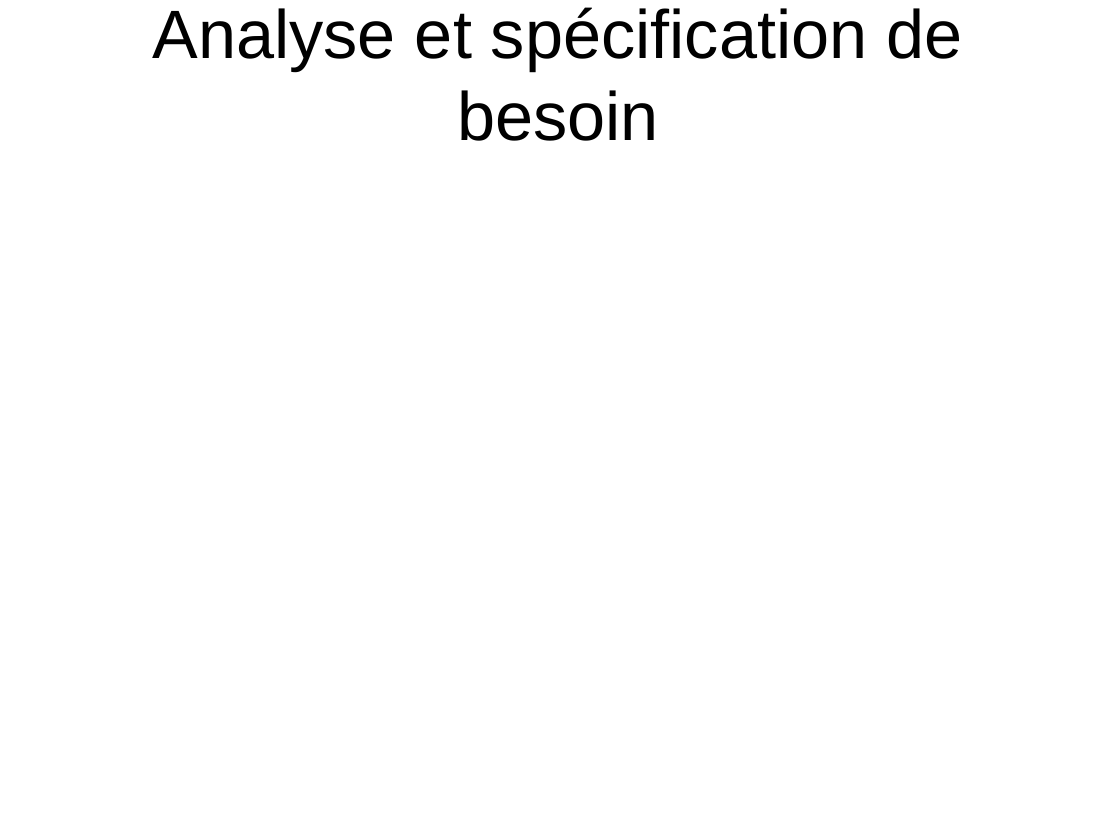
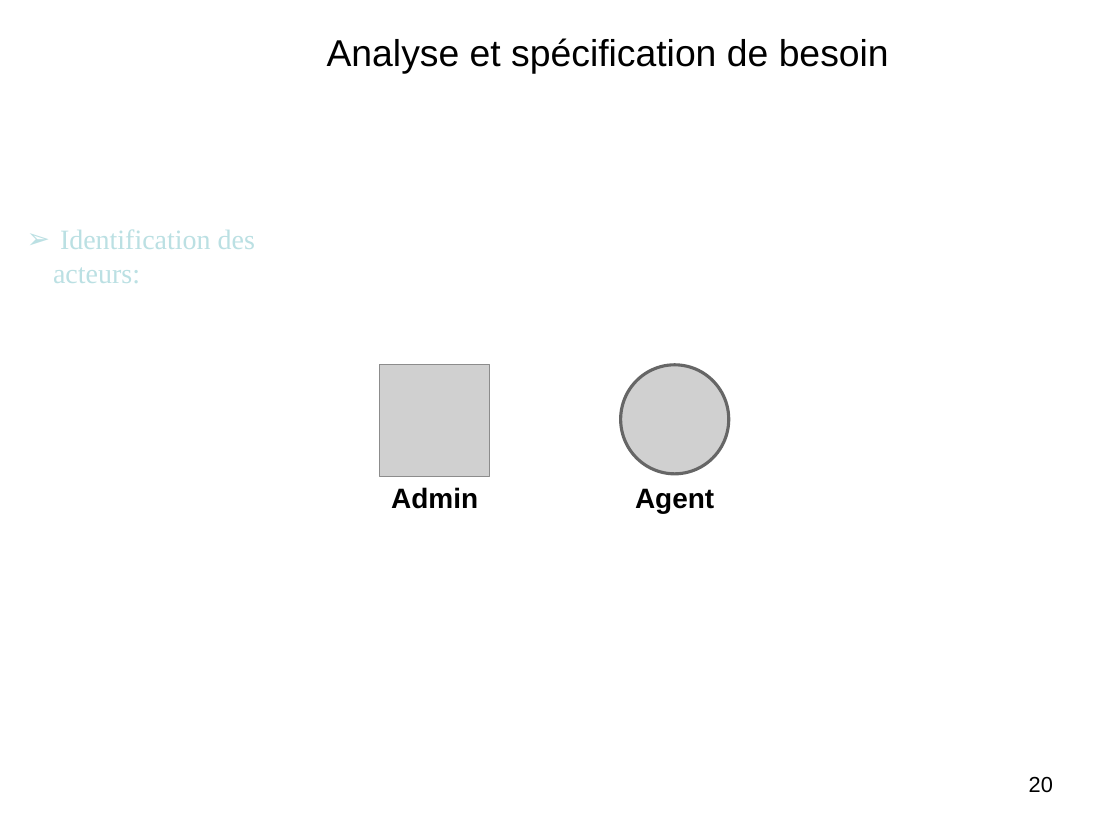
Before and after one commit to HabibAroua/Criminel_dep, a slide deck: slide 20 of documentation/presentation/P1/2734.ppt (slide 18 before the commit). Drawn at 1120x840 pixels with LibreOffice and Linux fonts; fonts in the diff are those of the drawing; grey boxes stand for pictures; background and template pictures are left out. Boxes give left, top, right and bottom in pixels: in the first picture for what was removed or moved away, otherwise in the second. Text is boxed around its words. In the diff, an @@ line names an element or a change of style, - is before the commit and + after.

```diff
--- a/documentation/presentation/P1/2734.ppt
+++ b/documentation/presentation/P1/2734.ppt
@@ text "Analyse et spécification de besoin" moved from (x1=153, y1=7, x2=962, y2=141) to (x1=327, y1=38, x2=889, y2=73) @@
@@ text "Analyse et spécification de besoin" at (x1=327, y1=38, x2=889, y2=73): size 44 to 24 pt; alignment centre to left; vertical alignment middle to top @@
@@ text added at (x1=53, y1=229, x2=255, y2=283), 18 pt, text #BBE0E3 @@
+➢ Identification des acteurs:
@@ picture added at (x1=380, y1=364, x2=491, y2=476) @@
@@ picture added at (x1=620, y1=365, x2=729, y2=474) @@
@@ text added at (x1=391, y1=487, x2=478, y2=509), 18 pt, text #000000, bold @@
+Admin
@@ text added at (x1=635, y1=488, x2=714, y2=513), 18 pt, text #000000, bold @@
+Agent
@@ page number added at (x1=1029, y1=776, x2=1053, y2=793), 14 pt, text #000000 @@
+20
```
Also in this commit, not shown: 1 other slide changed, 1 slide added.
